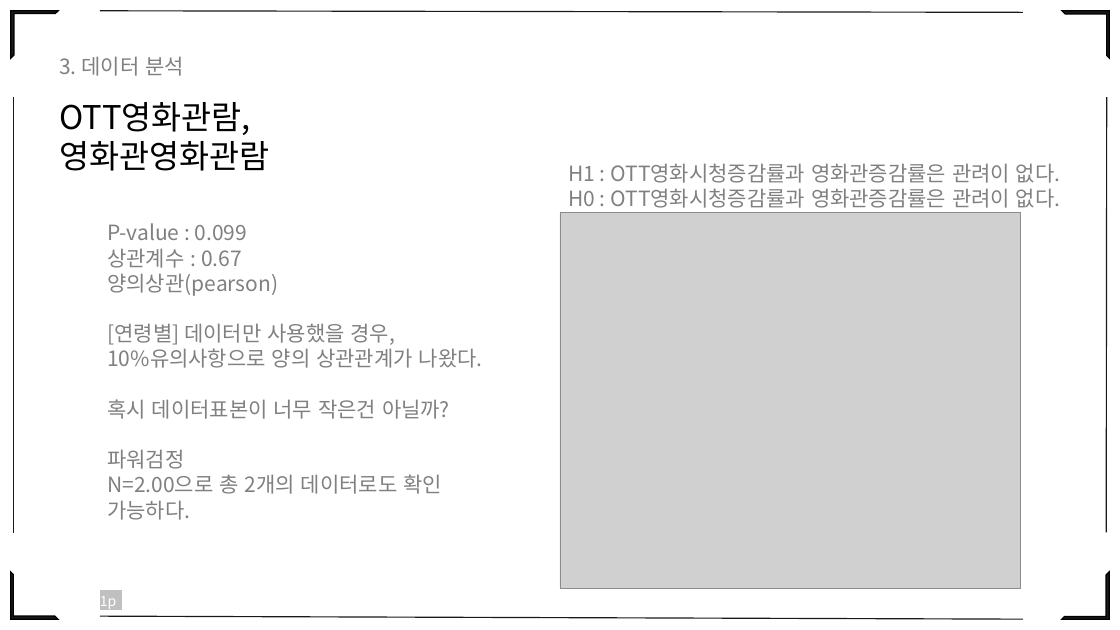
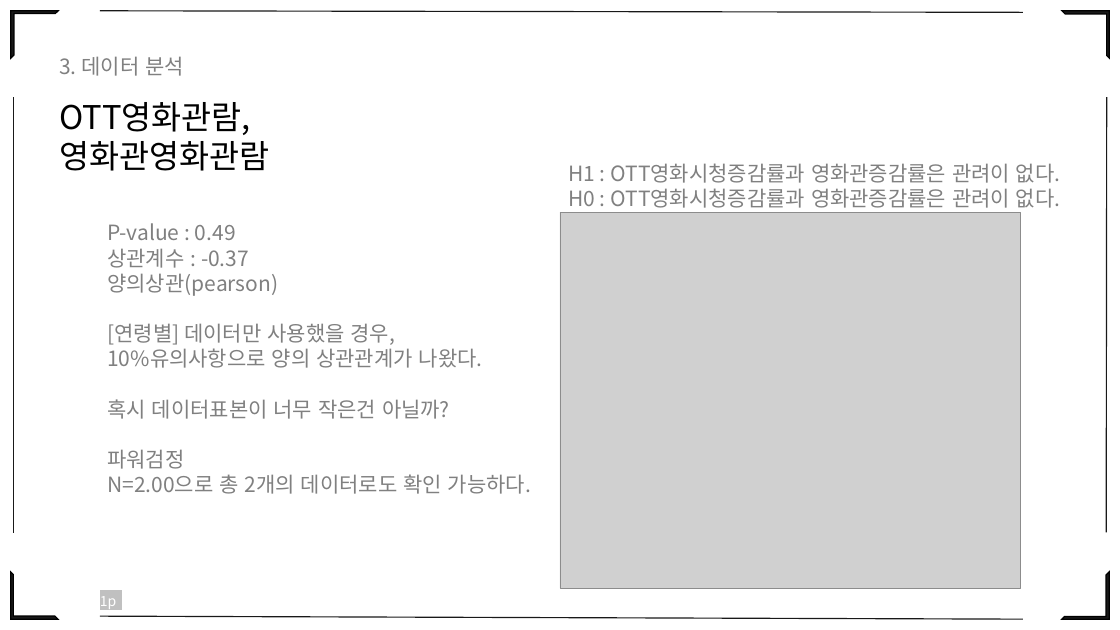
Before and after one commit to eesomin/midproject, a slide deck: slide 32 of jdh1/PPT_0_TEAM2.pptx (slide 22 before the commit). Drawn at 1120x630 pixels with LibreOffice and Linux fonts; fonts in the diff are those of the drawing; grey boxes stand for pictures. Boxes give left, top, right and bottom in pixels: in the first picture for what was removed or moved away, otherwise in the second. Text is boxed around its words. In the diff, an @@ line names an element or a change of style, - is before the commit and + after.

```diff
--- a/jdh1/PPT_0_TEAM2.pptx
+++ b/jdh1/PPT_0_TEAM2.pptx
@@ text at box(107, 223, 249, 268): text changed @@
-P-value : 0.099
-상관계수 : 0.67
+P-value : 0.49
+상관계수 : -0.37
```
Also in this commit, not shown: 25 other slides changed, 7 slides added, 1 slide removed, 4 other files.
